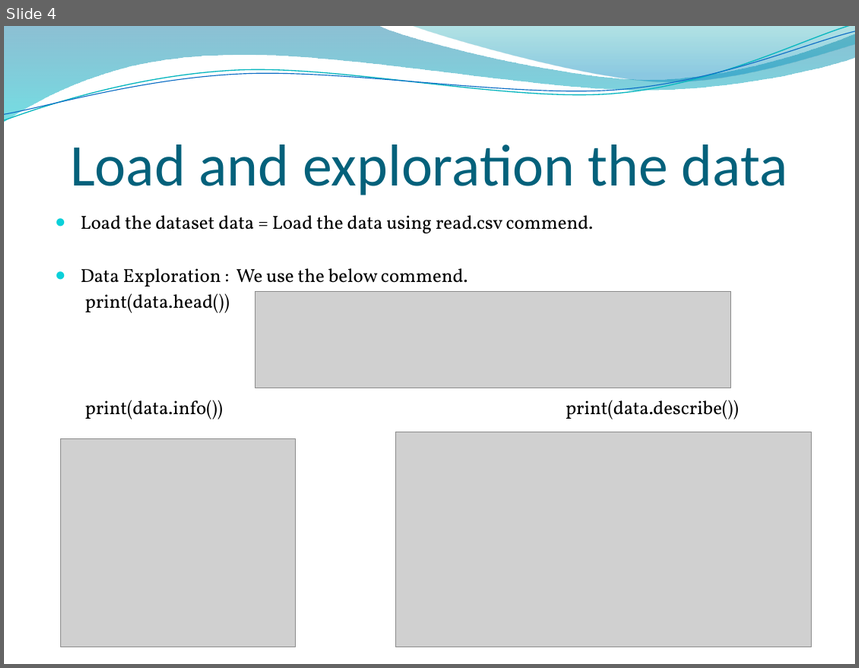
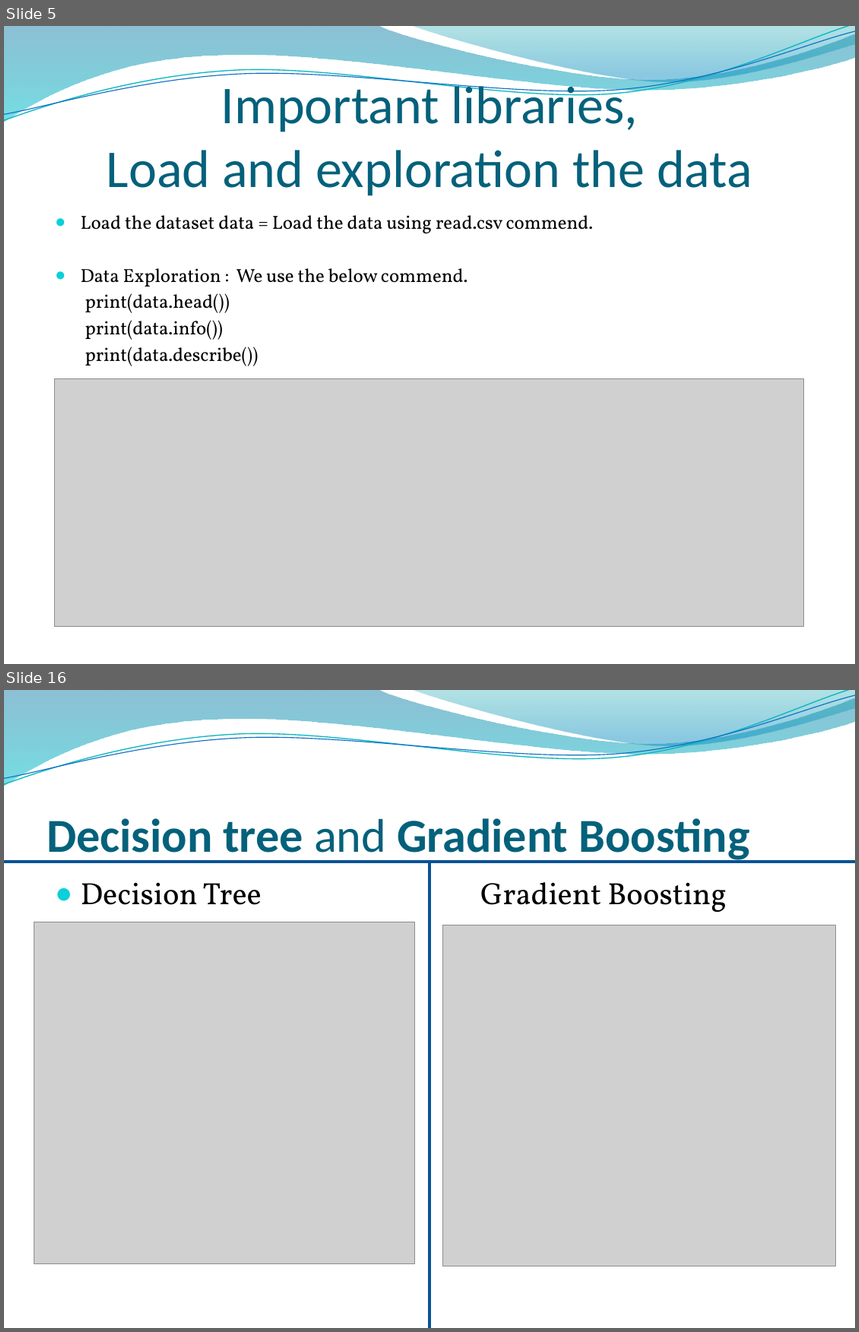
Before and after one commit to bhp001/Price-Prediction-for-Mobile-Phones, a slide deck: Price Prediction for Mobile Phones.pptx. Shown one above the other, each under a label of ours: slide 4 before the commit, slides 5 and 16 after it; the slides between them are not shown. The pictures are 859x668 and 859x1332 pixels, drawn with LibreOffice and Linux fonts; fonts in the diff are those of the drawing; grey boxes stand for pictures; background and template pictures are left out. Boxes give left, top, right and bottom in pixels: in the first picture for what was removed or moved away, otherwise in the second. Text is boxed around its words. In the diff, an @@ line names an element or a change of style, - is before the commit and + after.

```diff
--- a/Price Prediction for Mobile Phones.pptx
+++ b/Price Prediction for Mobile Phones.pptx
@@ slide 16 added at [4, 690, 855, 1328], background picture (left out); not listed: 4 template elements that a slide beside it also shows @@
@@ title added at [47, 818, 750, 864], 40 pt, text #04617B, bold @@
+Decision tree and Gradient Boosting
@@ line added from (4, 862) to (855, 862), #095295 2.25 pt @@
@@ line added from (430, 862) to (430, 1328), #095295 2.25 pt @@
@@ text added at [81, 882, 727, 912], 26 pt, text #000000 @@
+● Decision Tree Gradient Boosting
@@ picture added at [34, 923, 414, 1265] @@
@@ picture added at [443, 925, 835, 1266] @@
@@ what was slide 4 is now slide 5 @@
@@ slide 5 changed as well @@
@@ title at [107, 78, 753, 196]: text changed; size 50 to 45 pt @@
-Load and exploration the data
+Important libraries,
+Load and exploration the data
@@ picture removed at [255, 291, 731, 388] @@
@@ text at [85, 320, 259, 366]: text changed @@
-print(data.info()) print(data.describe())
+print(data.info())
+print(data.describe())
@@ picture added at [55, 379, 804, 626] @@
@@ picture removed at [396, 432, 812, 648] @@
@@ picture removed at [61, 439, 296, 648] @@
```
Also in this commit, not shown: 1 other slide changed, 11 other slides added.
